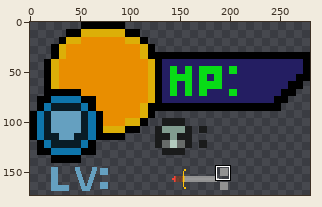
Two versions of one sprite sheet, projeto/assets/hud_sem_espada.png. The first picture is a wide view before the edit; the outline marks the close-up.
Close-up. Earlier state:
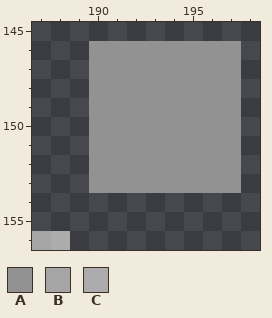
The file is 280x200 pixels. Colours within 5 levels of each other are drawn and written as one. Shown: x 187..198, y 145..156. The wide view leaves out empty margins. The commit also changed other parts of the picture, which this record leaves out.
Palette (. is transparent): A #929292  B #a5a5a5  C #acacac
Once edited:
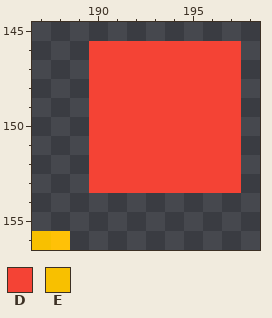
Colours new in this view: D #f44335  E #f8c000
Changes in this commit:
colour C: #acacac -> #ffc107
y 146..153: x 190..197 AAAAAAAA -> DDDDDDDD
y 156: x 187 B -> E
